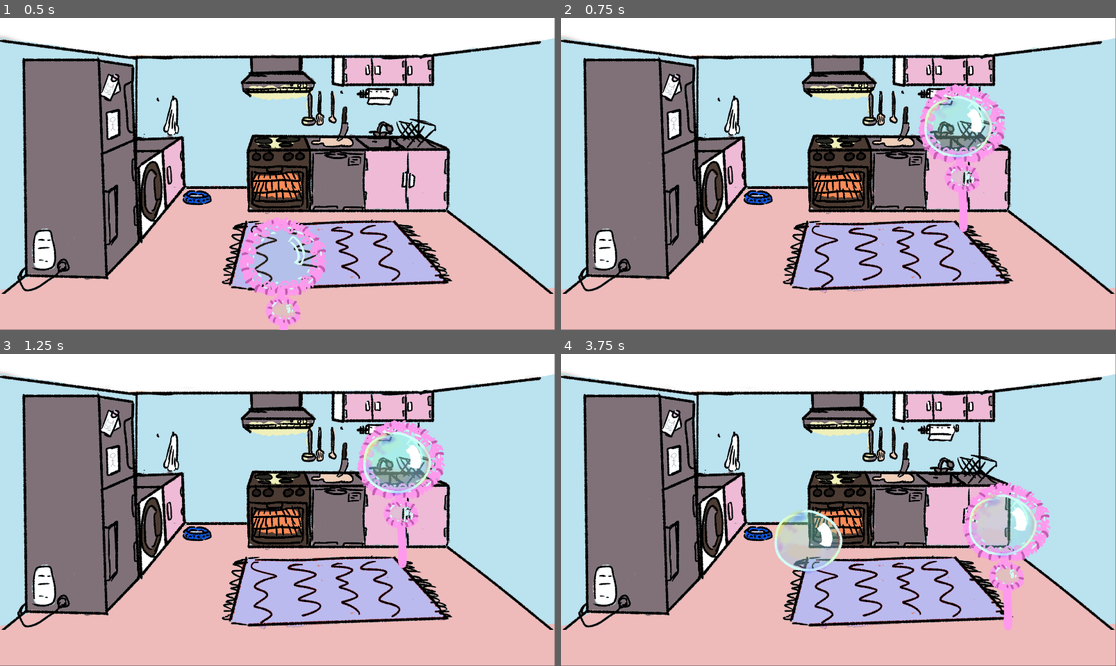
Above: before the commit, frames 1-4 (two rows, left to right).
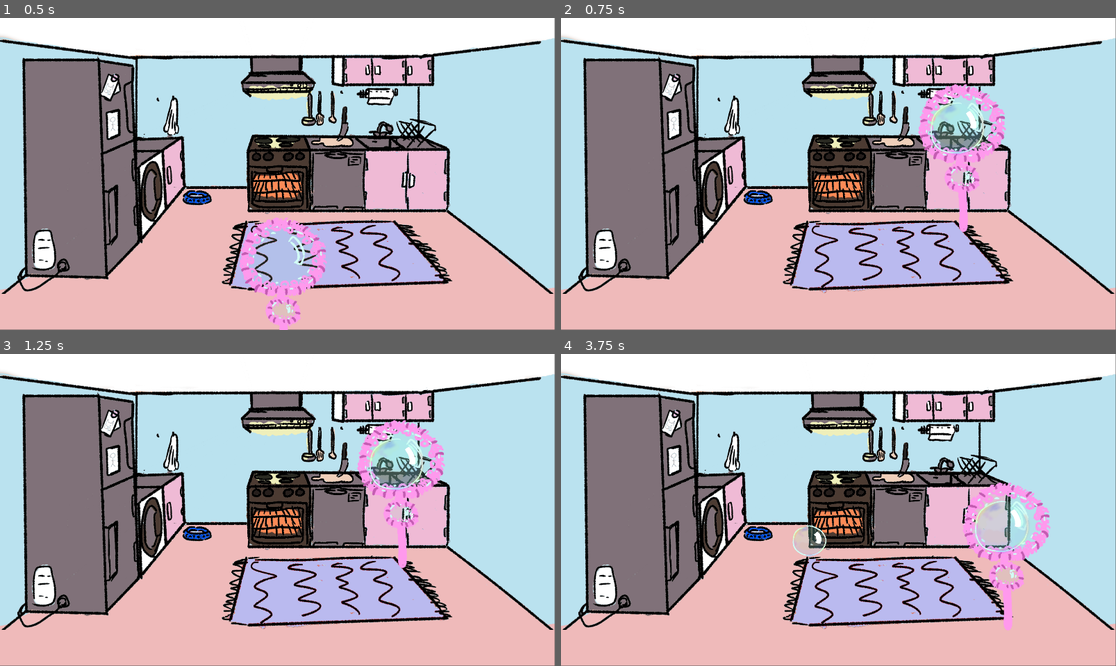
Above: after the commit, the same moments.

Repository: LuckyDiamond2/GGJ2025-Snack-attack-Bubble-Trouble
Game: Godot game, scene res://scripts/main.tscn
Two runs of this game, one before a commit and one after it. Both use one fixed random seed, a clock stepped at 60 frames per second and the inputs below.
Inputs (mouse positions are in pixels of both pictures, inside the frame that each line leads up to):
- Up to frame 1 (0.5 s): no input
- Up to frame 2 (0.75 s): tap Enter at 0.5 s; move the mouse to (960, 158) at 0.52 s; click (960, 158) at 0.67 s
- Up to frame 3 (1.25 s): no input
- Up to frame 4 (3.75 s): tap Space at 1.25, 2.75 s; move the mouse to (727, 525) at 1.27 s; click (727, 525) at 1.42 s; tap Enter at 2, 3.5 s; move the mouse to (894, 441) at 2.02 s; click (894, 441) at 2.17 s; move the mouse to (810, 572) at 2.77 s; click (810, 572) at 2.92 s; move the mouse to (1005, 556) at 3.52 s; click (1005, 556) at 3.67 s

Frame 1 is identical in both runs. In frame 2, 0.6% of the frame differs, in the area x 65-78%, y 24-45%; in frame 3, 1.1%; in frame 4, 2.2%, in the area x 38-86%, y 44-71%.

Commit message:
add bubble animation

Diff:
--- /dev/null
+++ b/scenes/animated_bubble.tscn
@@ -0,0 +1,27 @@
+[gd_scene load_steps=5 format=3 uid="uid://bh586q1h18gwu"]
+
+[ext_resource type="Texture2D" uid="uid://b4mx7uri7rpvj" path="res://assets/bubble/T_Bubble1.png" id="1_ivptr"]
+[ext_resource type="Texture2D" uid="uid://5it7xf7v48yk" path="res://assets/bubble/T_Bubble2.png" id="2_j1hg2"]
+[ext_resource type="Texture2D" uid="uid://3syaaecyjjll" path="res://assets/bubble/T_Bubblepop.png" id="3_uimtp"]
+
+[sub_resource type="SpriteFrames" id="SpriteFrames_kcw02"]
+animations = [{
+"frames": [{
+"duration": 6.0,
+"texture": ExtResource("1_ivptr")
+}, {
+"duration": 3.0,
+"texture": ExtResource("2_j1hg2")
+}, {
+"duration": 1.0,
+"texture": ExtResource("3_uimtp")
+}],
+"loop": true,
+"name": &"default",
+"speed": 10.0
+}]
+
+[node name="AnimatedBubble" type="AnimatedSprite2D"]
+sprite_frames = SubResource("SpriteFrames_kcw02")
+frame = 2
+frame_progress = 1.0
--- a/scenes/t_bubble_wand.gd
+++ b/scenes/t_bubble_wand.gd
@@ -2,16 +2,17 @@
 
 var cleanupTimer: BubbleCleanupTimer
 var bubbles: Node
+var lastBubbleFiredTime: int
 
 # Called when the node enters the scene tree for the first time.
 func _ready() -> void:
-	print("bubble wand loaded")
-
 	cleanupTimer = get_parent().get_node("BubbleCleanupTimer")
 	assert(cleanupTimer != null)
 
 	bubbles = get_parent().get_node("Bubbles")
 	assert(bubbles != null)
+
+	lastBubbleFiredTime = Time.get_ticks_msec()
 
 # Called every frame. 'delta' is the elapsed time since the previous frame.
 func _process(delta: float) -> void:
@@ -26,14 +27,16 @@
 		set_position(event.position)
 
 	elif event is InputEventMouseButton:
-		var bubble = Sprite2D.new()
-		bubble.offset.y = -120
-		bubble.position = event.position
-		bubble.texture = load("res://assets/bubble/T_Bubble2.png")
+		var now = Time.get_ticks_msec()
+		if now - 200 < lastBubbleFiredTime:
+			return
+
+		var bubble = Bubble.new()
 		bubbles.add_child(bubble)
+		bubble.set_position(event.position)
 
 		cleanupTimer.add_cleanup_timer(bubble)
-
+		lastBubbleFiredTime = now
 
 	# Print the size of the viewport.
 	# print("Viewport Resolution is: ", get_viewport().get_visible_rect().size)
--- /dev/null
+++ b/scripts/bubble.gd
@@ -0,0 +1,20 @@
+class_name Bubble extends Node
+
+var scene = preload("res://scenes/animated_bubble.tscn")
+var anim: AnimatedSprite2D
+
+# Called when the node enters the scene tree for the first time.
+func _ready() -> void:
+	anim = scene.instantiate()
+	anim.scale *= 0.5
+	assert(anim != null)
+	add_child(anim)
+	anim.offset.y = -230
+	anim.play()
+
+func set_position(pos: Vector2):
+	anim.position = pos
+
+# Called every frame. 'delta' is the elapsed time since the previous frame.
+func _process(delta: float) -> void:
+	pass
Binary file added: assets/bubble/T_Bubble1.png
Binary file added: assets/bubble/T_Bubblepop.png
